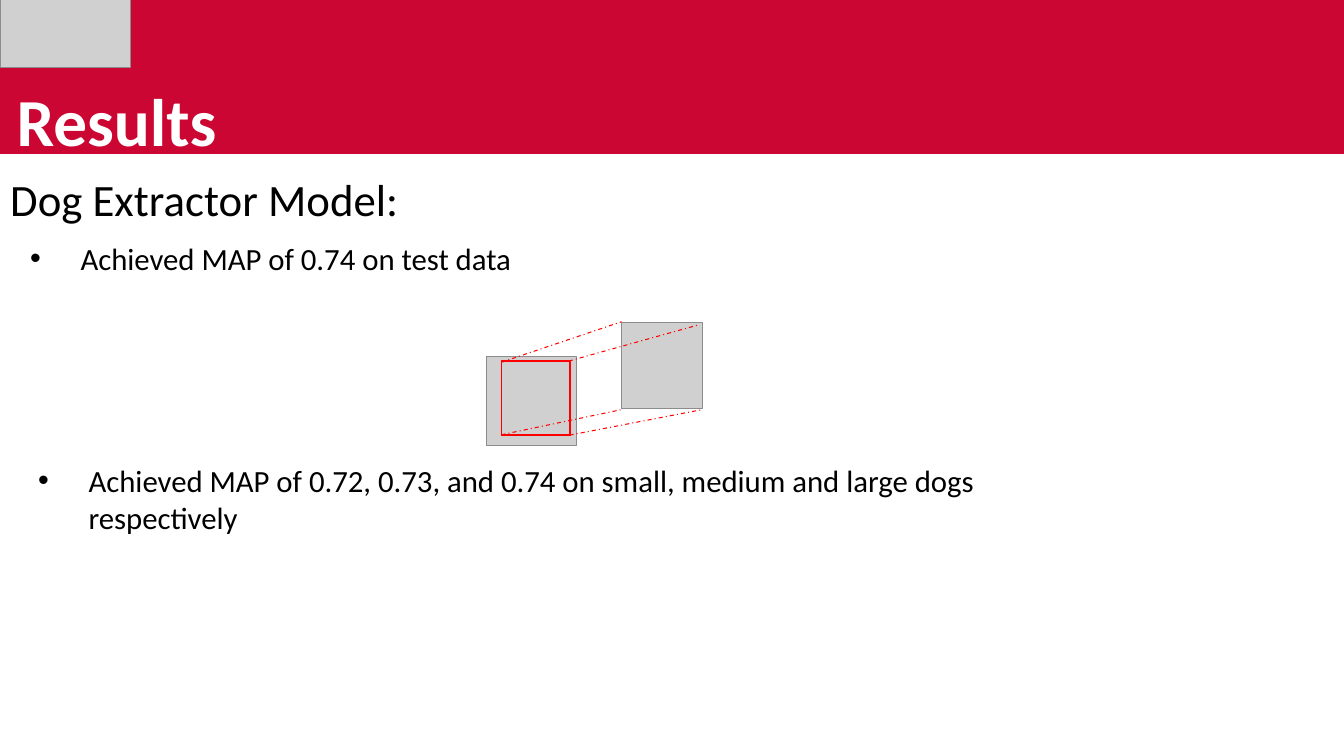
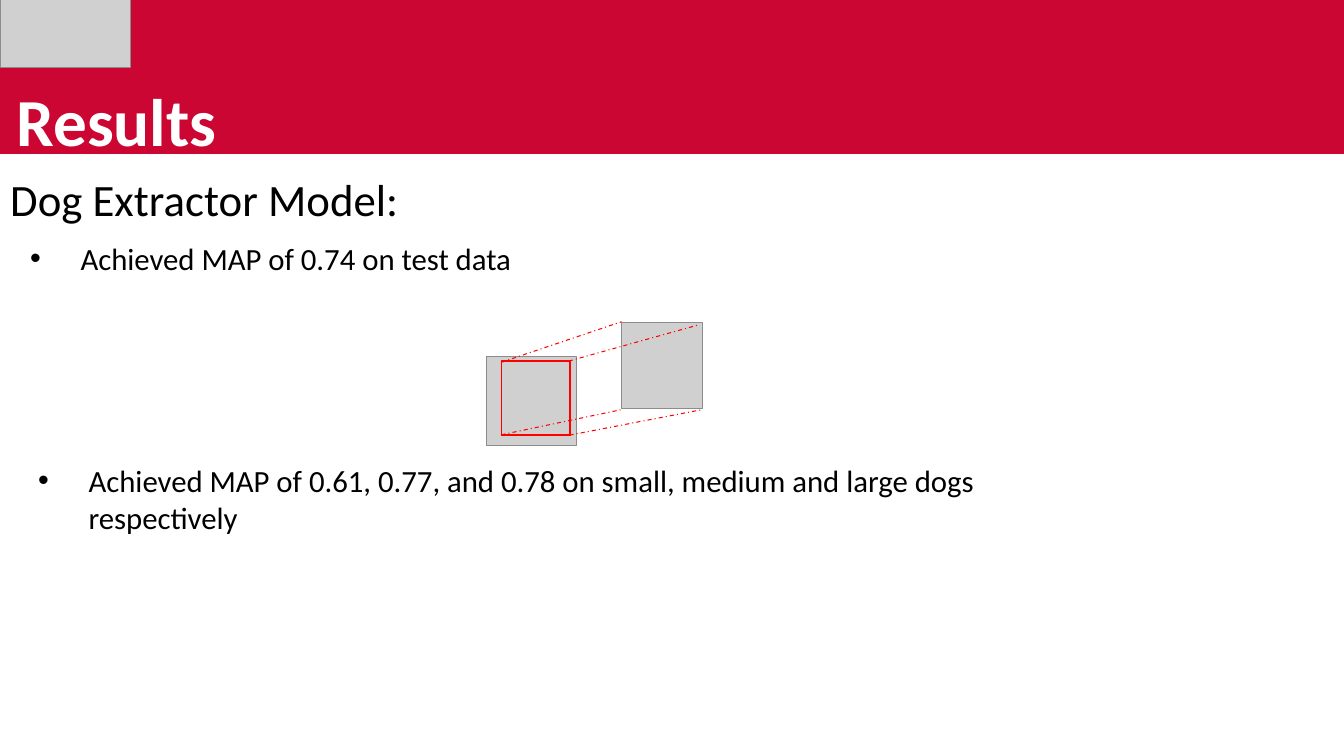
Before and after one commit to avickars/Dog-Application, a slide deck: slide 5 of final_presentation.pptx. Drawn at 1344x756 pixels with LibreOffice and Linux fonts; fonts in the diff are those of the drawing; grey boxes stand for pictures. Boxes give left, top, right and bottom in pixels: in the first picture for what was removed or moved away, otherwise in the second. Text is boxed around its words. In the diff, an @@ line names an element or a change of style, - is before the commit and + after.

```diff
--- a/final_presentation.pptx
+++ b/final_presentation.pptx
@@ text at [89, 470, 974, 534]: text changed @@
-• Achieved MAP of 0.72, 0.73, and 0.74 on small, medium and large dogs respectively
+• Achieved MAP of 0.61, 0.77, and 0.78 on small, medium and large dogs respectively
```
Also in this commit, not shown: 2 other slides changed.
